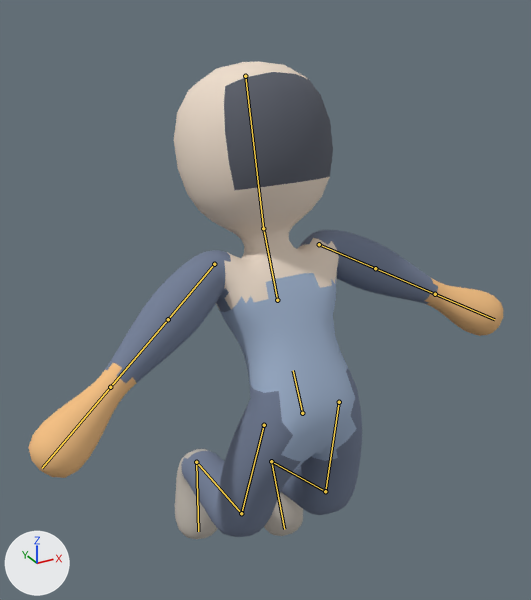
Before and after pictures for a commit that changed the glTF model arte/boneco.glb.
Camera for both pictures: a 50 mm camera at (-0.868, -1.379, 1.728) aimed at (0.022, 0.24, 0.919). Every picture has the same lights, and +X, +Y and +Z are marked at lower left. The picture after the commit comes second. Both versions are drawn at frame 15 of the action 'morte'; the numbers are the values there. The bones that change, and the others that lie on the model, are drawn over the model as lines.

In view in the first picture: 'Corpo'.
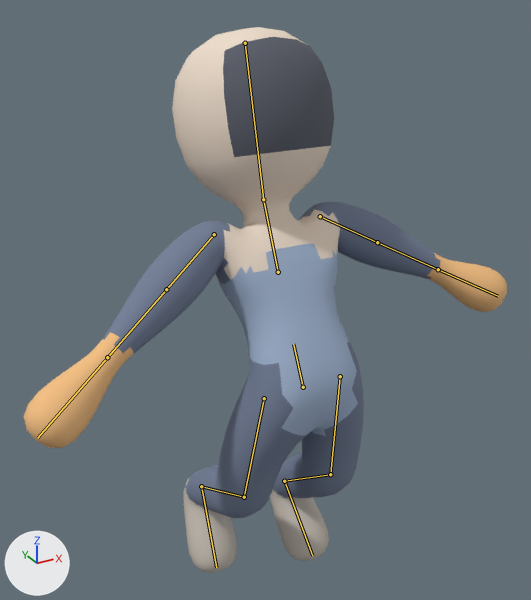
What changed in the scene script:
```text
Change bone_quadril:
    where bone_quadril = bpy.data.objects['Esqueleto'].pose.bones['quadril']
    bone_quadril.location: (0.0, -0.153, 0.0) -> (0.0, -0.076, 0.0)
Change bone_canela_d:
    where bone_canela_d = bpy.data.objects['Esqueleto'].pose.bones['canela_D']  # child of 'coxa_D'
    bone_canela_d.rotation_quaternion: (0.858, 0.513, 0.0, 0.0) -> (0.946, 0.325, 0.0, 0.0)  # degrees (62, 0, 0) -> degrees (38, 0, 0)
Change bone_canela_e:
    where bone_canela_e = bpy.data.objects['Esqueleto'].pose.bones['canela_E']  # child of 'coxa_E'
    bone_canela_e.rotation_quaternion: (0.83, 0.558, 0.0, 0.0) -> (0.934, 0.357, 0.0, 0.0)  # degrees (68, 0, 0) -> degrees (42, 0, 0)
```

Changed parts and their boxes (x1, y1, x2, y2) in the pictures (531 x 600 px):
'Corpo', posed (14% taller)
    before: (28, 62, 503, 539)
    after: (24, 27, 507, 573)
bone 'quadril', root to tip
    before: (302, 413) to (293, 370)
    after: (303, 387) to (293, 344)
bone 'canela_D', root to tip
    before: (325, 491) to (271, 461)
    after: (330, 474) to (284, 481)
bone 'canela_E', root to tip
    before: (241, 513) to (196, 462)
    after: (244, 497) to (201, 486)
